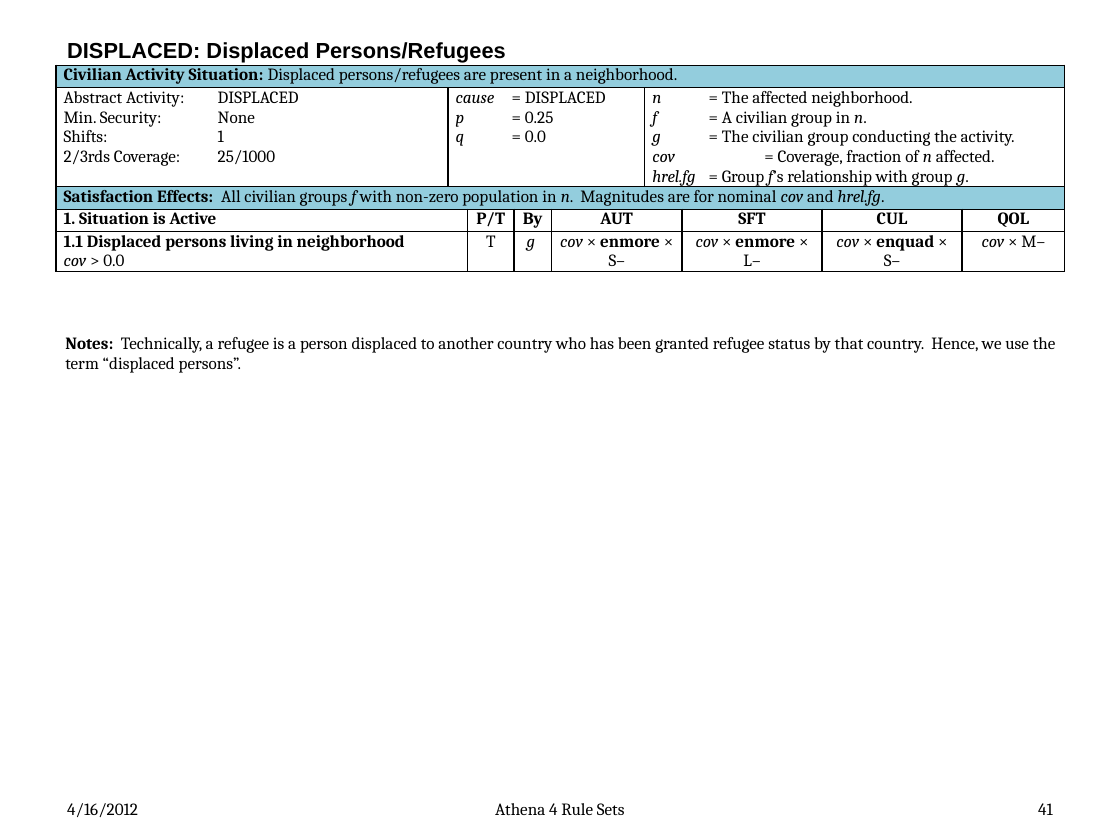
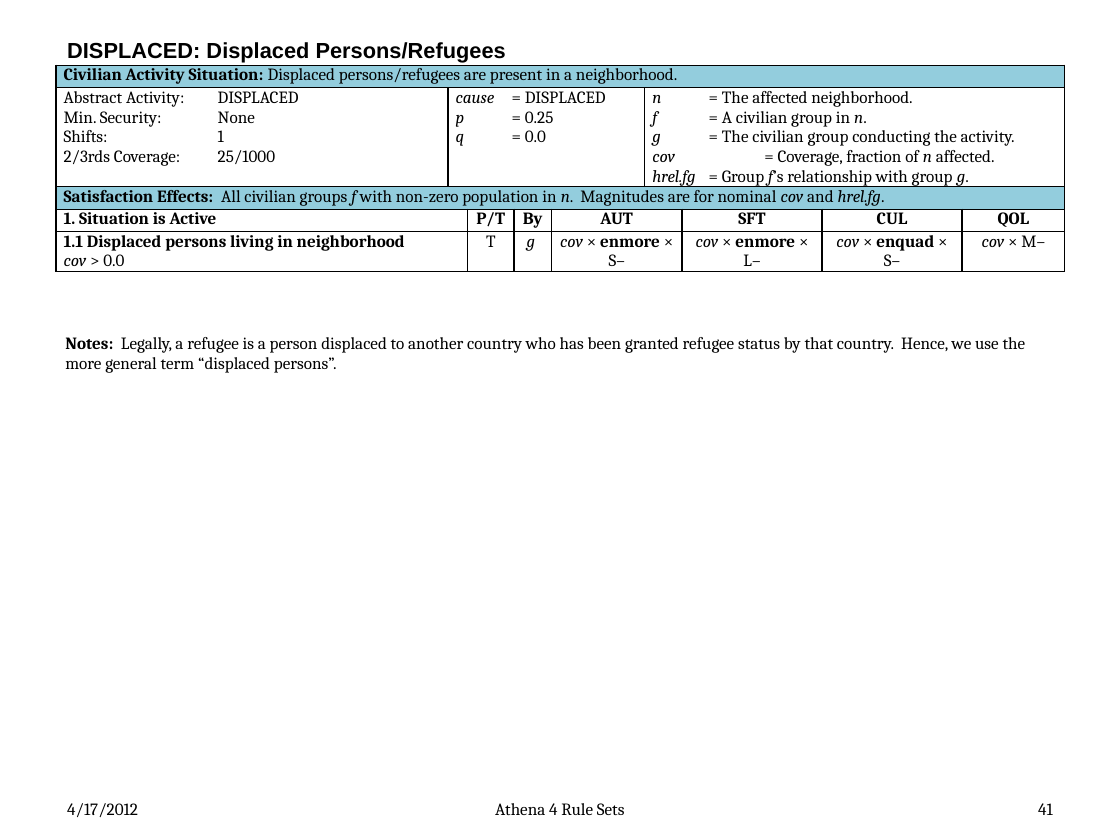
Before and after one commit to AthenaModel/athena-legacy, a slide deck: slide 41 of docs/dev/rules.pptx. Drawn at 1120x840 pixels with LibreOffice and Linux fonts; fonts in the diff are those of the drawing. Boxes give left, top, right and bottom in pixels: in the first picture for what was removed or moved away, otherwise in the second. Text is boxed around its words. In the diff, an @@ line names an element or a change of style, - is before the commit and + after.

```diff
--- a/docs/dev/rules.pptx
+++ b/docs/dev/rules.pptx
@@ text at (65, 337, 1026, 373): text changed @@
-Notes: Technically, a refugee is a person displaced to another country who has been granted refugee status by that country. Hence, we use the term “displaced persons”.
+Notes: Legally, a refugee is a person displaced to another country who has been granted refugee status by that country. Hence, we use the more general term “displaced persons”.
@@ text at (67, 803, 138, 817): text changed @@
-4/16/2012
+4/17/2012
```
Also in this commit, not shown: 73 other slides changed.
